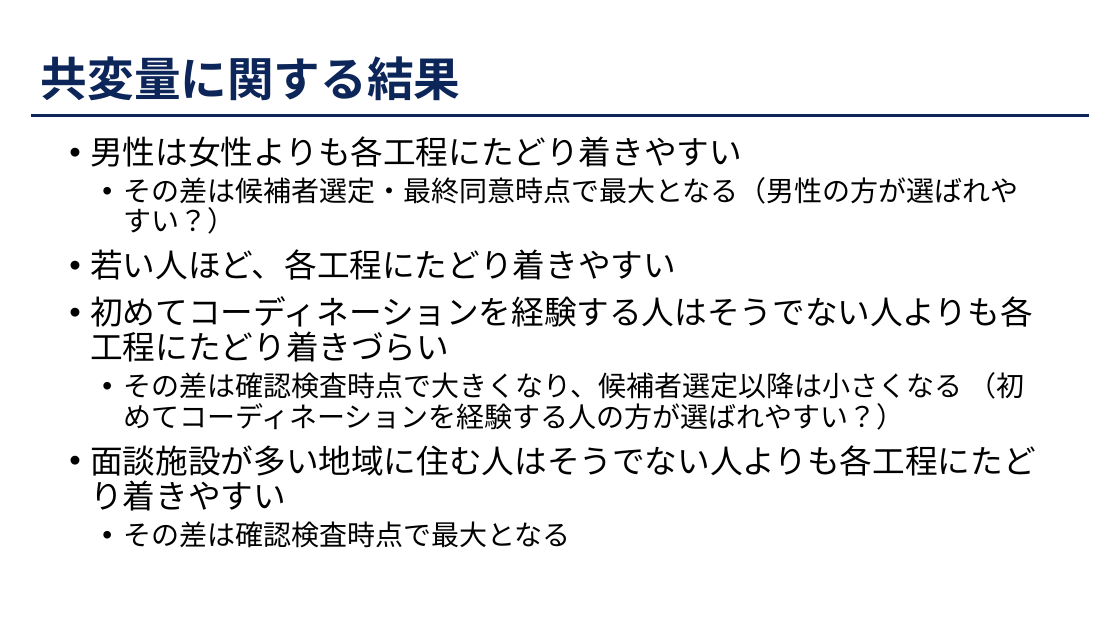
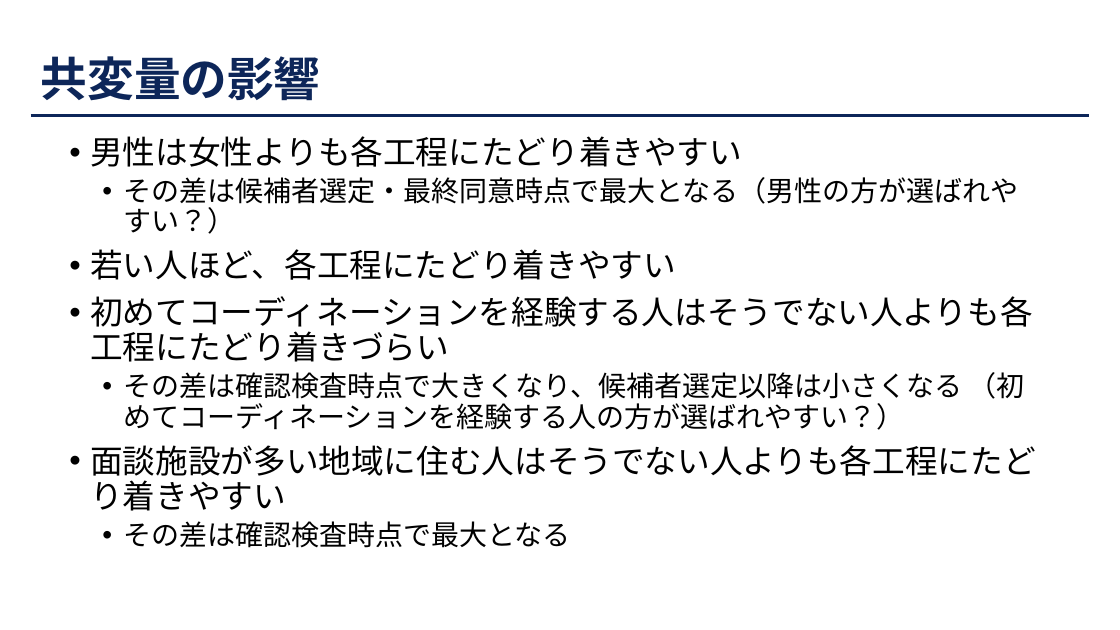
Before and after one commit to JMDP-behavioral-economics/RCT-Nudge, a slide deck: slide 33 of docs/slide/221014骨髄バンク介入実験分析.pptx. Drawn at 1120x630 pixels with LibreOffice and Linux fonts; fonts in the diff are those of the drawing. Boxes give left, top, right and bottom in pixels: in the first picture for what was removed or moved away, otherwise in the second. Text is boxed around its words. In the diff, an @@ line names an element or a change of style, - is before the commit and + after.

```diff
--- a/docs/slide/221014骨髄バンク介入実験分析.pptx
+++ b/docs/slide/221014骨髄バンク介入実験分析.pptx
@@ title at [41,56,321,101]: text changed @@
-共変量に関する結果
+共変量の影響
```
Also in this commit, not shown: 22 other slides changed.
